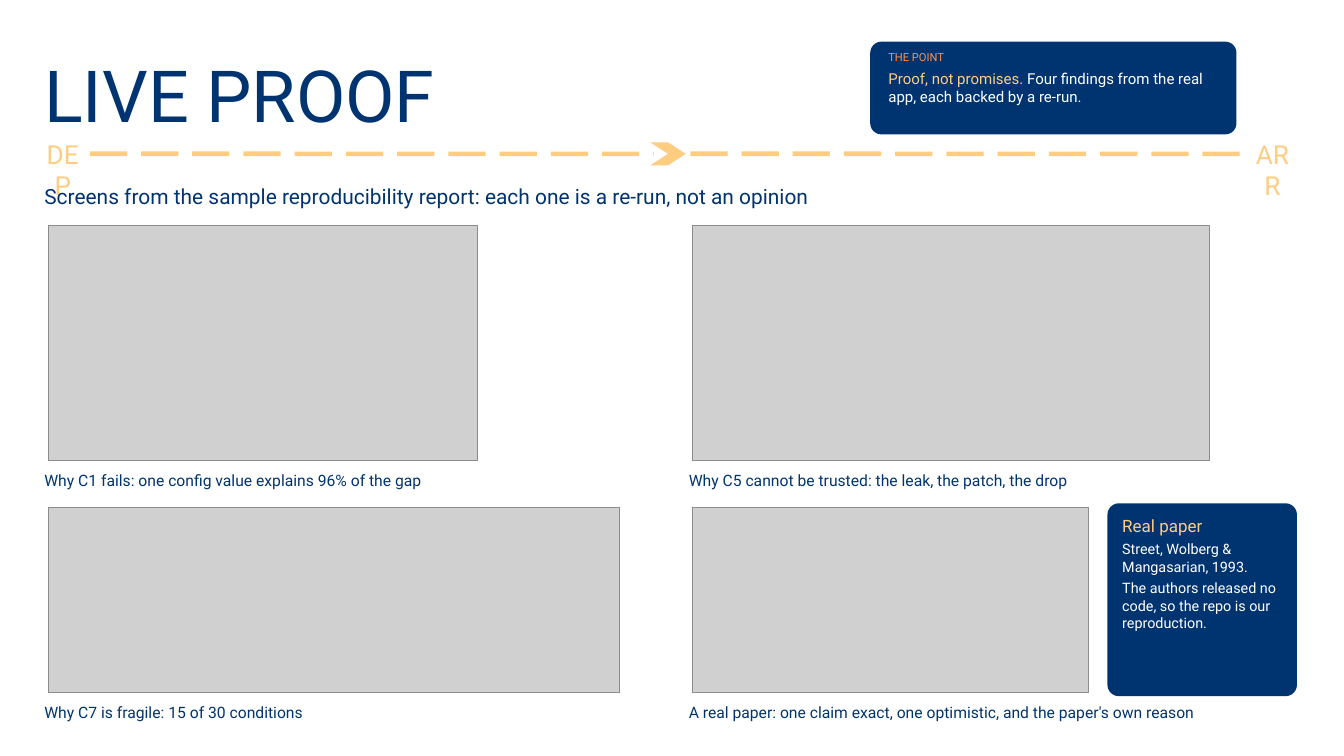
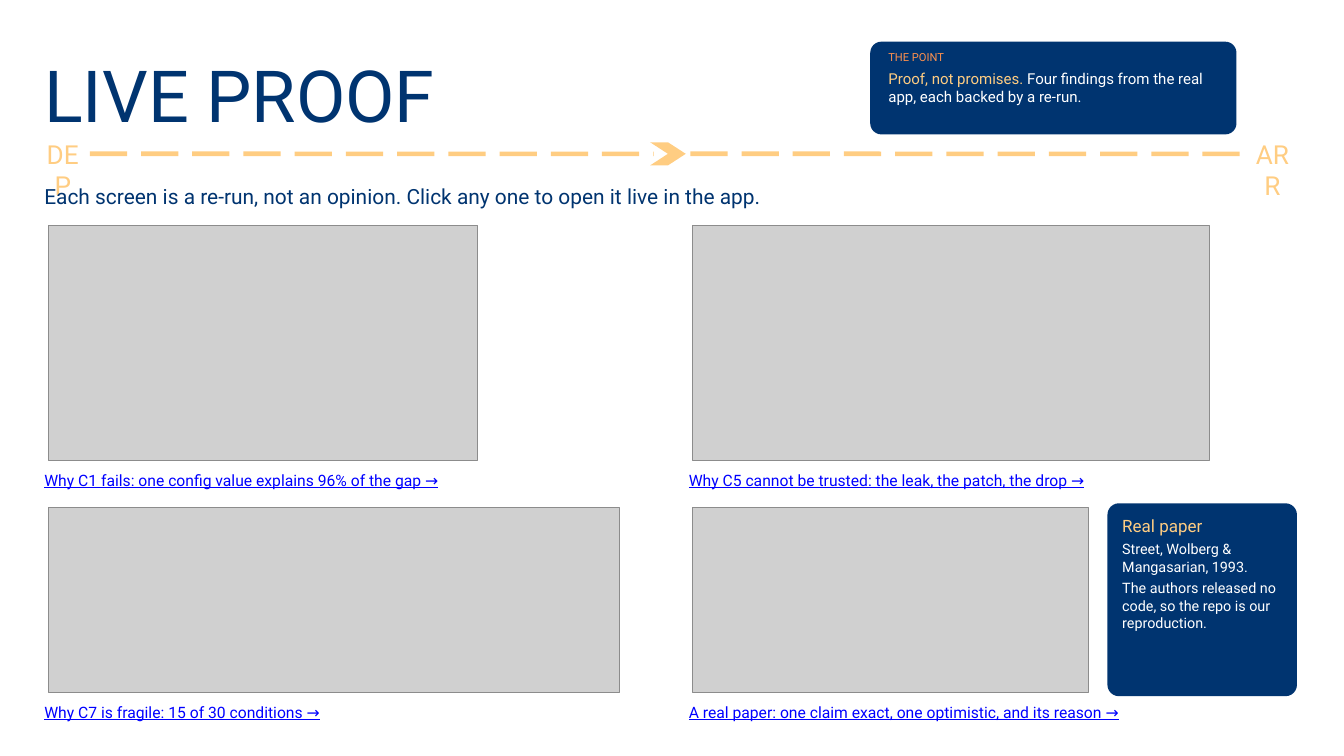
Before and after one commit to preflight-el01/preflight, a slide deck: slide 8 of dist/EL-01_TeamPreflight.pptx. Drawn at 1344x756 pixels with LibreOffice and Linux fonts; fonts in the diff are those of the drawing; grey boxes stand for pictures; background and template pictures are left out. Boxes give left, top, right and bottom in pixels: in the first picture for what was removed or moved away, otherwise in the second. Text is boxed around its words. In the diff, an @@ line names an element or a change of style, - is before the commit and + after.

```diff
--- a/dist/EL-01_TeamPreflight.pptx
+++ b/dist/EL-01_TeamPreflight.pptx
@@ text at <box>95,188,760,209</box>: text changed @@
-Screens from the sample reproducibility report: each one is a re-run, not an opinion
+Each screen is a re-run, not an opinion. Click any one to open it live in the app.
@@ text at <box>44,474,421,490</box>: text changed; text colour #003470 to #0000FF @@
-Why C1 fails: one config value explains 96% of the gap
+Why C1 fails: one config value explains 96% of the gap →
@@ text at <box>689,474,1067,490</box>: text changed; text colour #003470 to #0000FF @@
-Why C5 cannot be trusted: the leak, the patch, the drop
+Why C5 cannot be trusted: the leak, the patch, the drop →
@@ text at <box>44,706,303,722</box>: text changed; text colour #003470 to #0000FF @@
-Why C7 is fragile: 15 of 30 conditions
+Why C7 is fragile: 15 of 30 conditions →
@@ text at <box>689,706,1102,722</box>: text changed; text colour #003470 to #0000FF @@
-A real paper: one claim exact, one optimistic, and the paper's own reason
+A real paper: one claim exact, one optimistic, and its reason →
```
Also in this commit, not shown: 4 other slides changed, 2 other files.
